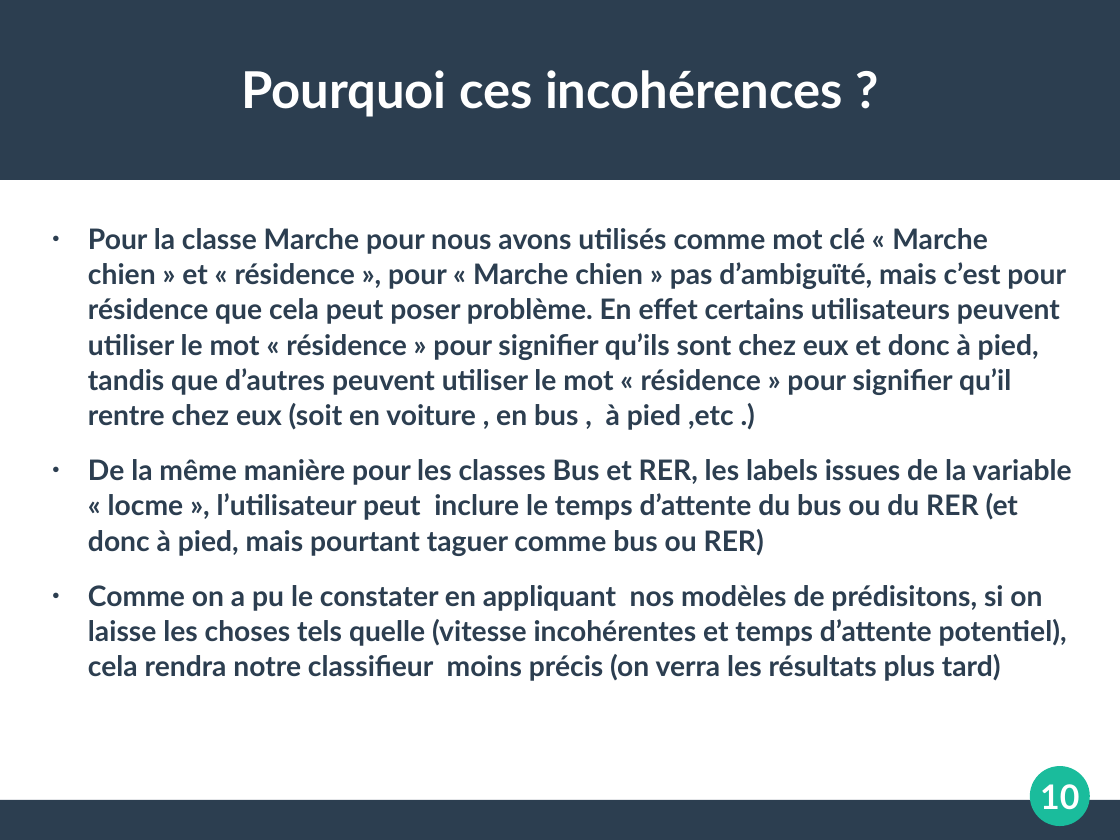
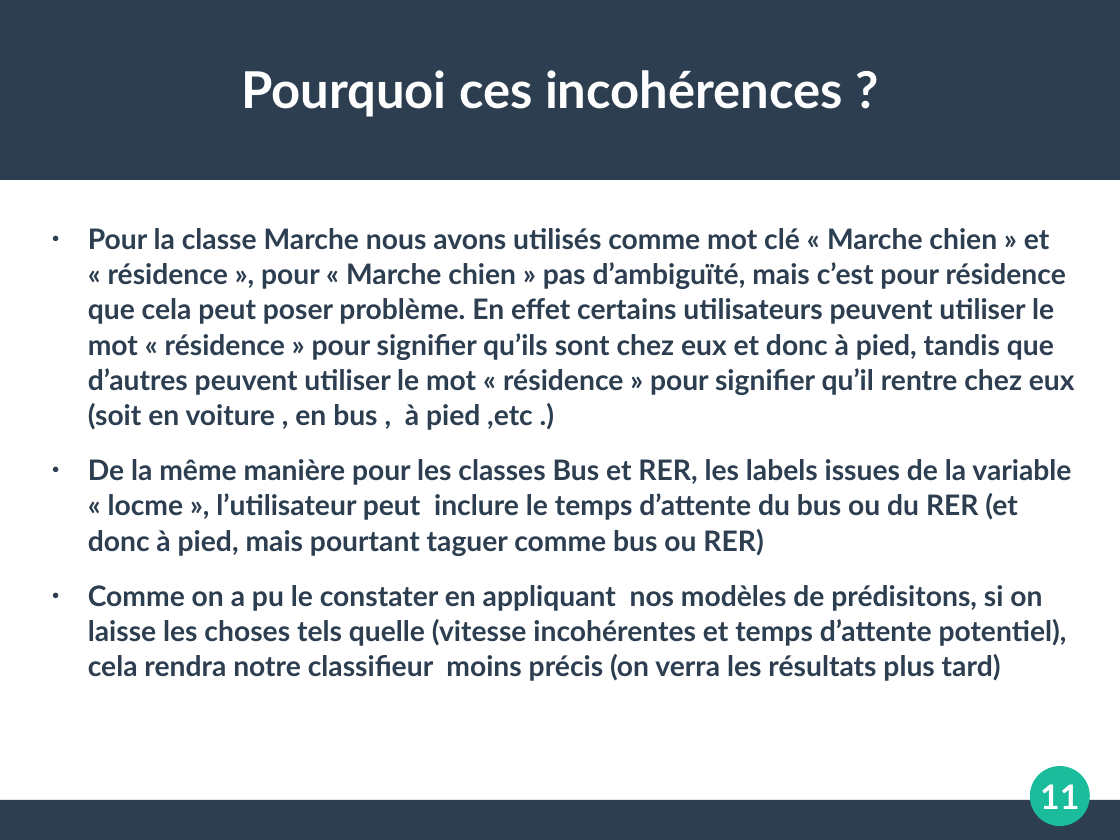
Before and after one commit to koper921/ProjetGps, a slide deck: slide 11 of Slide TER.ppt (slide 10 before the commit). Drawn at 1120x840 pixels with LibreOffice and Linux fonts; fonts in the diff are those of the drawing. Boxes give left, top, right and bottom in pixels: in the first picture for what was removed or moved away, otherwise in the second. Text is boxed around its words. In the diff, an @@ line names an element or a change of style, - is before the commit and + after.

```diff
--- a/Slide TER.ppt
+++ b/Slide TER.ppt
@@ text at box(88, 228, 1075, 430): text changed @@
-● Pour la classe Marche pour nous avons utilisés comme mot clé « Marche chien » et « résidence », pour « Marche chien » pas d’ambiguïté, mais c’est pour résidence que cela peut poser problème. En effet certains utilisateurs peuvent utiliser le mot « résidence » pour signifier qu’ils sont chez eux et donc à pied, tandis que d’autres peuvent utiliser le mot « résidence » pour signifier qu’il rentre chez eux (soit en voiture , en bus , à pied ,etc .)
+● Pour la classe Marche nous avons utilisés comme mot clé « Marche chien » et « résidence », pour « Marche chien » pas d’ambiguïté, mais c’est pour résidence que cela peut poser problème. En effet certains utilisateurs peuvent utiliser le mot « résidence » pour signifier qu’ils sont chez eux et donc à pied, tandis que d’autres peuvent utiliser le mot « résidence » pour signifier qu’il rentre chez eux (soit en voiture , en bus , à pied ,etc .)
@@ page number at box(1040, 784, 1079, 809): text changed @@
-10
+11
```
Also in this commit, not shown: 12 other slides changed, 1 slide added, 3 other files.
